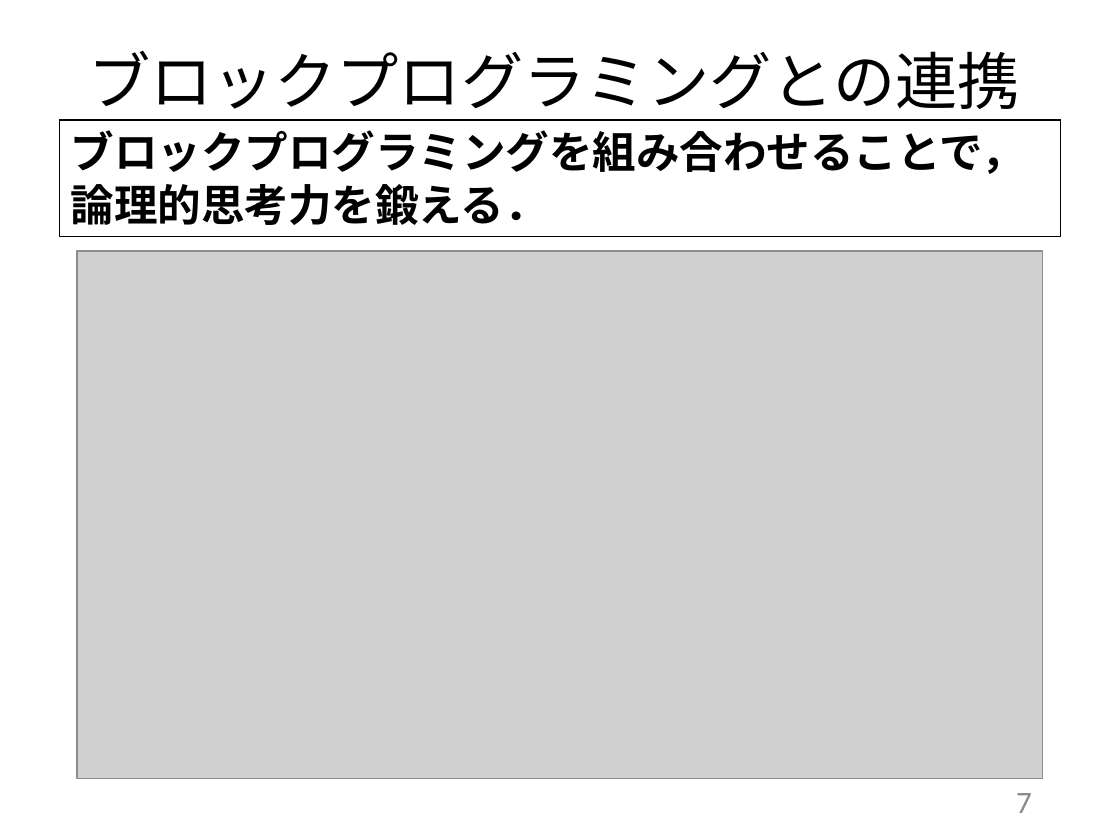
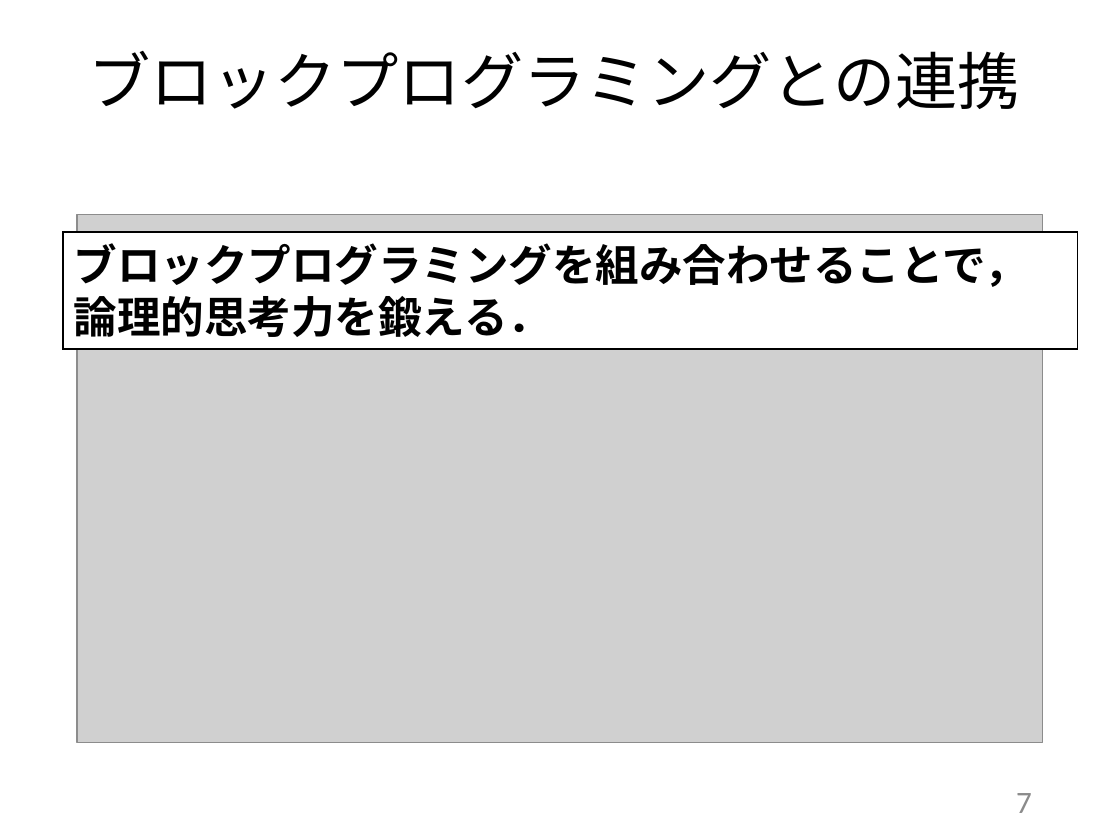
Before and after one commit to kait-takanolab/1821121-shimaoka-thesis, a slide deck: slide 7 of 1821121_shimaoka_thesis.pptx. Drawn at 1120x840 pixels with LibreOffice and Linux fonts; fonts in the diff are those of the drawing; grey boxes stand for pictures. Boxes give left, top, right and bottom in pixels: in the first picture for what was removed or moved away, otherwise in the second. Text is boxed around its words. In the diff, an @@ line names an element or a change of style, - is before the commit and + after.

```diff
--- a/1821121_shimaoka_thesis.pptx
+++ b/1821121_shimaoka_thesis.pptx
@@ rectangle "ブロックプログラミングを組み合わせることで，論理的思考力を鍛える．": place and size @@
-rectangle "ブロックプログラミングを組み合わせることで，論理的思考力を鍛える．" at <box>59,120,1060,236</box>
+rectangle "ブロックプログラミングを組み合わせることで，論理的思考力を鍛える．" at <box>63,232,1077,348</box>
@@ picture: place and size @@
-picture at <box>77,251,1043,778</box>
+picture at <box>77,215,1043,743</box>
```
Also in this commit, not shown: 8 other slides changed, 1 slide added, 2 other files.
